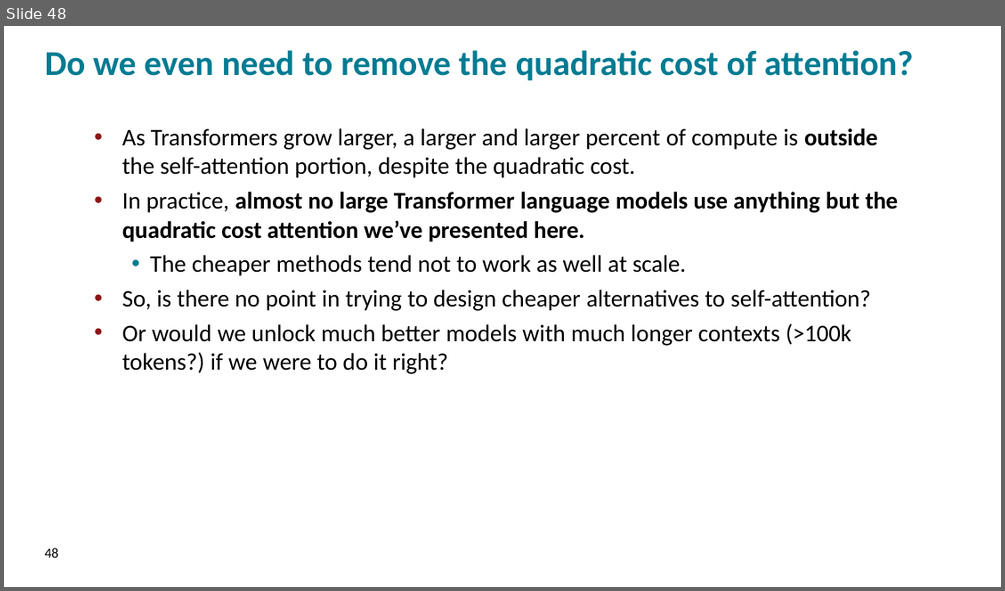
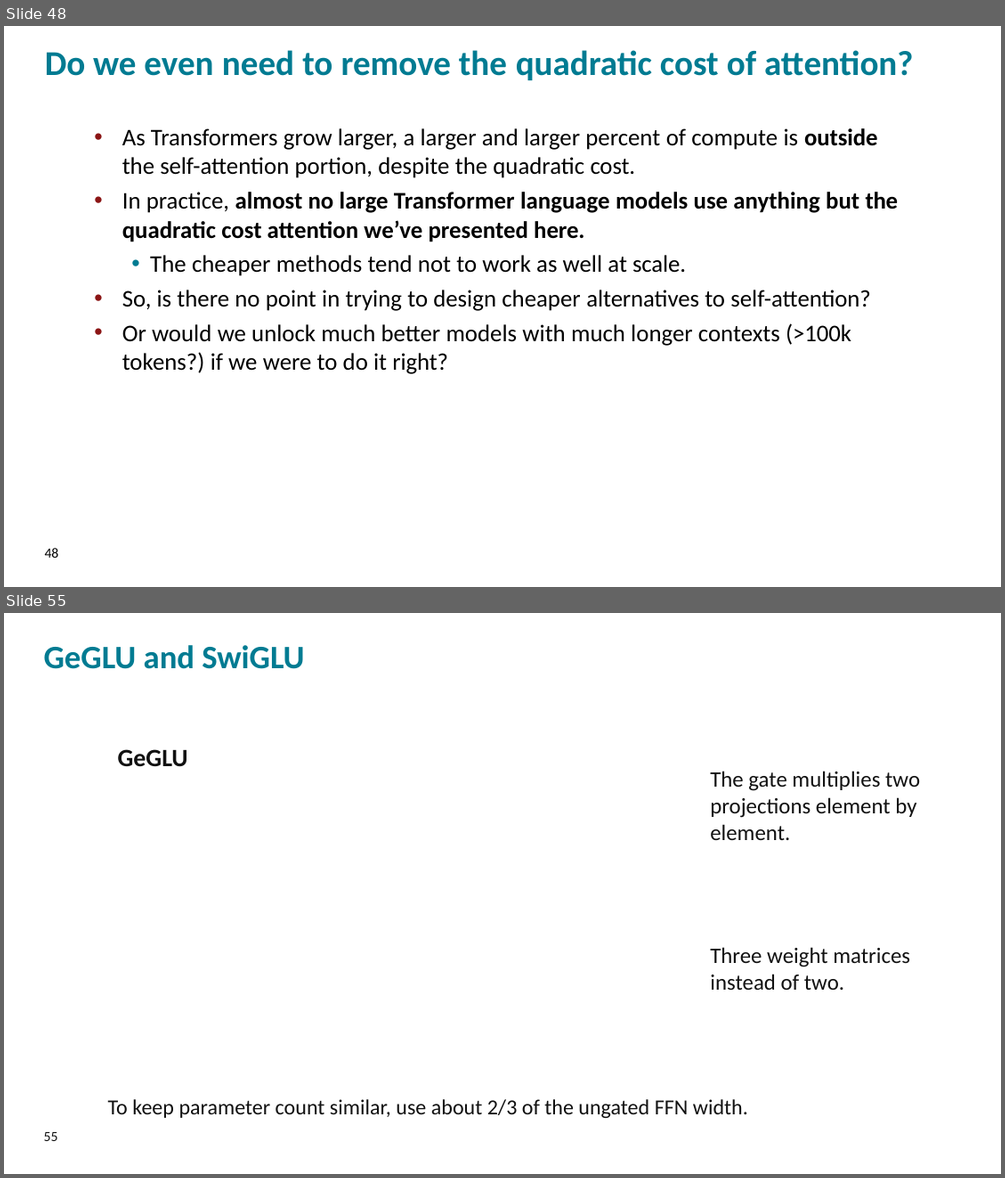
Before and after one commit to FMIPPC/lectures, a slide deck: lecture_03.pptx. Shown one above the other, each under a label of ours: slide 48 before the commit, slides 48 and 55 after it; the slides between them are not shown. The pictures are 1005x591 and 1005x1178 pixels, drawn with LibreOffice and Linux fonts; fonts in the diff are those of the drawing; background and template pictures are left out. Boxes give left, top, right and bottom in pixels: in the first picture for what was removed or moved away, otherwise in the second. Text is boxed around its words. In the diff, an @@ line names an element or a change of style, - is before the commit and + after.

```diff
--- a/lecture_03.pptx
+++ b/lecture_03.pptx
@@ slide 55 added at bbox=[4, 613, 1001, 1174], background picture (left out) @@
@@ text added at bbox=[44, 645, 304, 669], 31.5 pt, text #007B92, bold @@
+GeGLU and SwiGLU
@@ text added at bbox=[118, 749, 188, 767], 24.1 pt, text #111111, bold @@
+GeGLU
@@ text added at bbox=[710, 771, 920, 840], 21.3 pt, text #111111 @@
+The gate multiplies two projections element by element.
@@ text added at bbox=[710, 947, 910, 989], 21.3 pt, text #111111 @@
+Three weight matrices instead of two.
@@ text added at bbox=[108, 1099, 748, 1118], 20.7 pt, text #111111 @@
+To keep parameter count similar, use about 2/3 of the ungated FFN width.
@@ text added at bbox=[44, 1132, 58, 1141], 13.5 pt, text #111111 @@
+55
```
Also in this commit, not shown: 27 other slides added, 3 other files.
